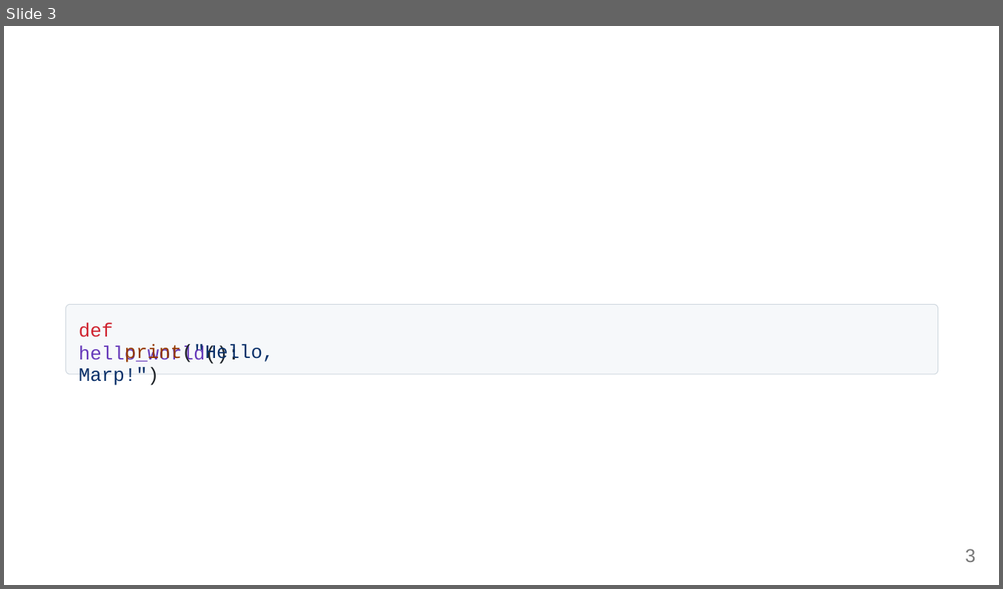
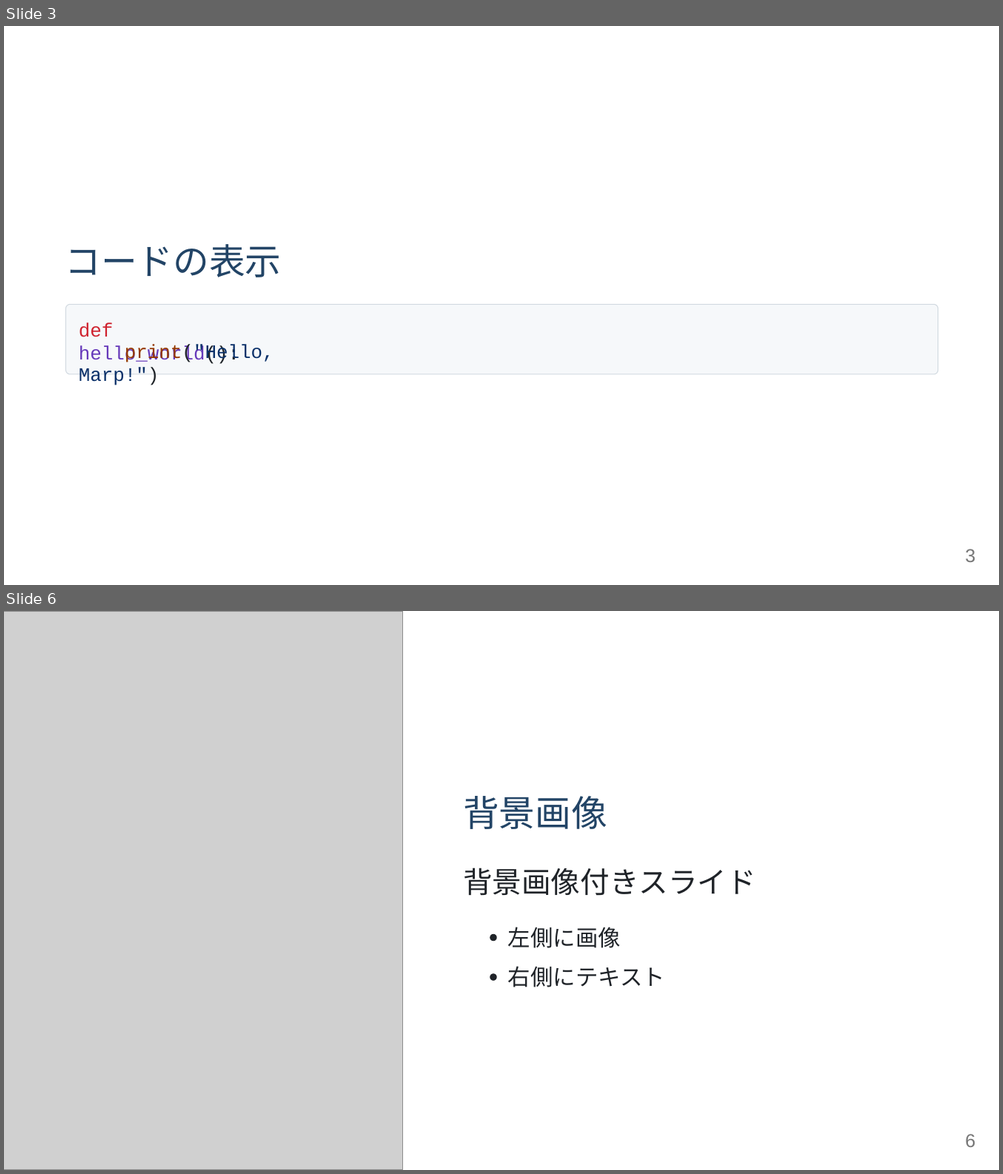
Before and after one commit to haruka-aibara/haruka-aibara, a slide deck: docs/Marp/test.pptx. Shown one above the other, each under a label of ours: slide 3 before the commit, slides 3 and 6 after it; the slides between them are not shown. The pictures are 1003x589 and 1003x1174 pixels, drawn with LibreOffice and Linux fonts; fonts in the diff are those of the drawing; grey boxes stand for pictures. Boxes give left, top, right and bottom in pixels: in the first picture for what was removed or moved away, otherwise in the second. Text is boxed around its words. In the diff, an @@ line names an element or a change of style, - is before the commit and + after.

```diff
--- a/docs/Marp/test.pptx
+++ b/docs/Marp/test.pptx
@@ slide 6 added at box(4, 611, 999, 1170), background #FFFFFF @@
@@ freeform shape added at box(4, 611, 999, 1170), fill #FFFFFF @@
@@ picture added at box(4, 611, 402, 1170) @@
@@ text added at box(463, 796, 607, 829), 34.8 pt, text #224466 @@
+背景画像
@@ text added at box(463, 868, 756, 896), 28.3 pt, text #1F2328 @@
+背景画像付きスライド
@@ freeform shape added at box(489, 934, 496, 941), fill #1F2328 @@
@@ text added at box(508, 927, 620, 948), 21.7 pt, text #1F2328 @@
+左側に画像
@@ freeform shape added at box(489, 974, 496, 980), fill #1F2328 @@
@@ text added at box(508, 966, 665, 988), 21.7 pt, text #1F2328 @@
+右側にテキスト
@@ text added at box(965, 1134, 975, 1147), 18 pt, text #777777 @@
+6
@@ slide 3 changed as well @@
@@ text added at box(65, 244, 281, 278), 34.8 pt, text #224466 @@
+コードの表⽰
```
Also in this commit, not shown: 1 other slide changed, 4 other slides added, 5 slides removed.
